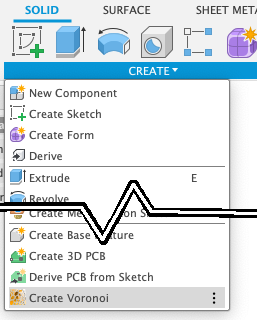
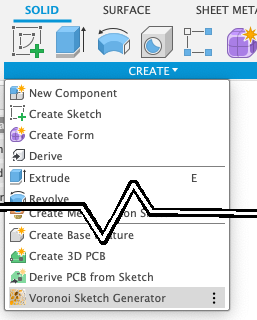
Revision of a layered 257px x 320px image; what changed, layer by layer:
painted on "Layer 3" over <box>29,293,166,303</box>
